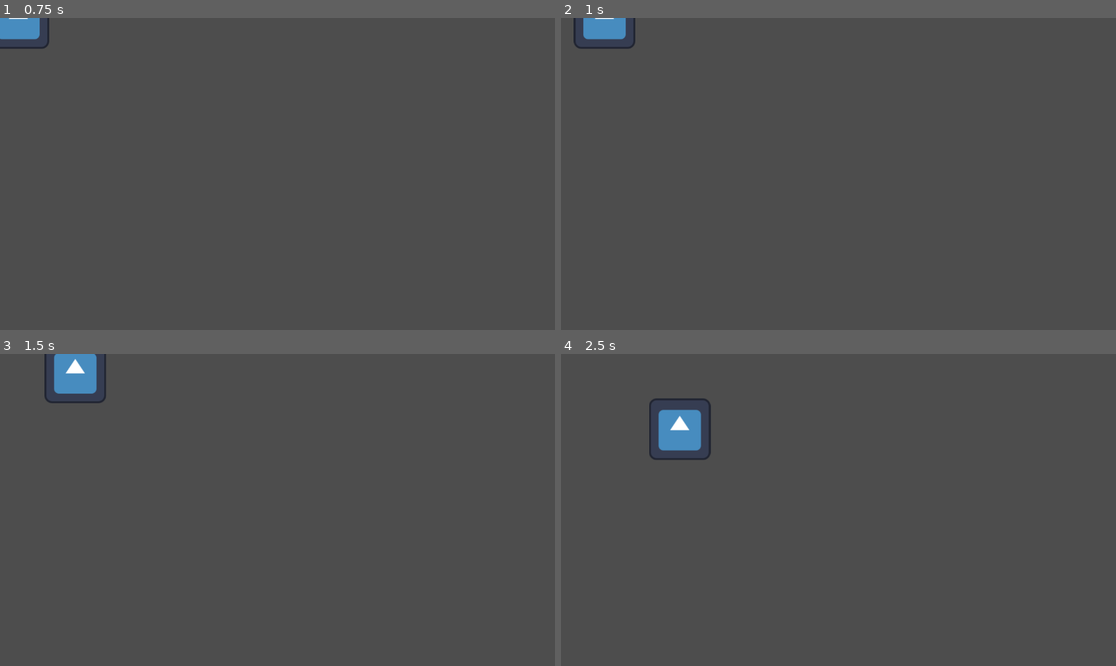
Above: before the commit, frames 1-4 (two rows, left to right).
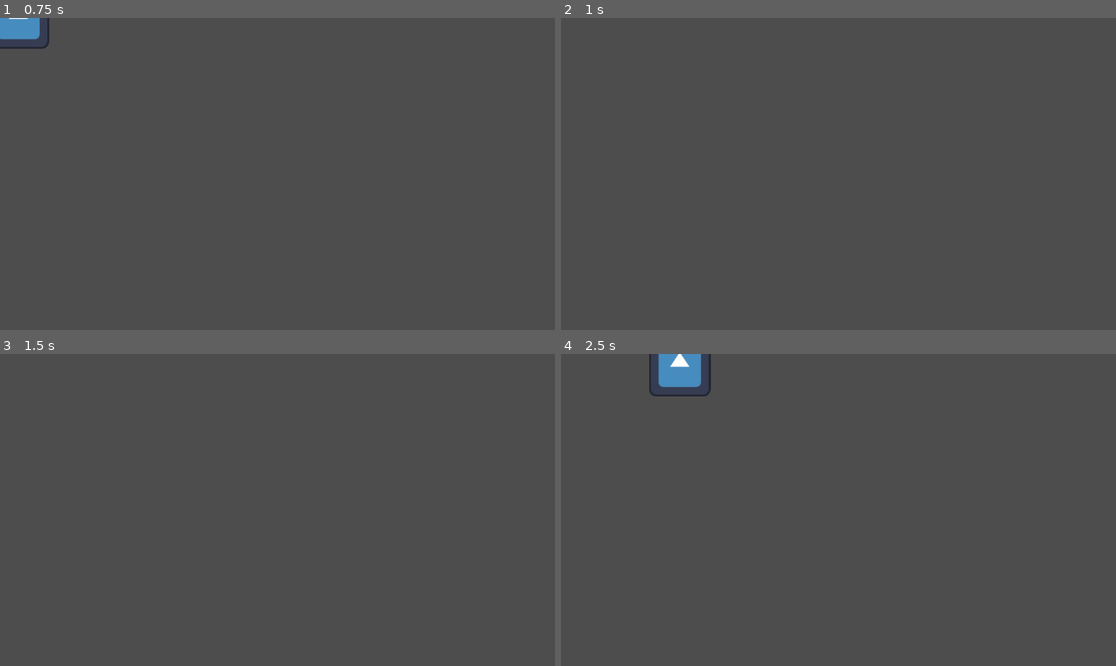
Above: after the commit, the same moments.

Repository: arthurnog/cordelProject
Game: Godot game, scene res://nodes/player.tscn
Two runs of this game, one before a commit and one after it. Both use one fixed random seed, a clock stepped at 60 frames per second and the inputs below. The project has no main scene, so this scene is started directly. The engine's default icon, where the game draws it, is replaced by a stand-in: a white triangle on a blue panel in a dark square.
Inputs:
- Up to frame 1 (0.75 s): tap Enter at 0.5 s; hold Right (p_right) from 0.53 s (still down); tap Z (p_attack) at 0.6 s
- Up to frame 2 (1 s): keep holding Right (p_right); tap Space (p_jump) at 0.77 s
- Up to frame 3 (1.5 s): release Right (p_right) at 1.28 s; hold Down (p_down) from 1.28 s (still down); tap Z (p_attack) at 1.35 s
- Up to frame 4 (2.5 s): tap Space (p_jump) at 1.52 s; release Down (p_down) at 2.03 s; hold Right (p_right) from 2.03 s (still down); tap Z (p_attack) at 2.1 s

Frame 1 is identical in both runs. In frame 2, 0.7% of the frame differs, in the area x 2-14%, y 0-10%; in frame 3, 1.1%; in frame 4, 2.3%, in the area x 15-28%, y 0-34%.

Commit message:
Add jump controls

Diff:
--- a/nodes/player.tscn
+++ b/nodes/player.tscn
@@ -5,25 +5,30 @@
 [ext_resource type="Script" path="res://scripts/player_input_module.gd" id="2_dt7ye"]
 [ext_resource type="Script" path="res://scripts/movement_module.gd" id="3_52sbg"]
 
-[sub_resource type="RectangleShape2D" id="RectangleShape2D_m0e7u"]
-size = Vector2(128, 128)
+[sub_resource type="CapsuleShape2D" id="CapsuleShape2D_l2j63"]
+radius = 9.0
+height = 128.0
 
-[node name="Player" type="CharacterBody2D" node_paths=PackedStringArray("input", "movement")]
+[node name="Player" type="CharacterBody2D" node_paths=PackedStringArray("input", "movement", "sprite")]
 motion_mode = 1
 script = ExtResource("1_4sihv")
 input = NodePath("PlayerInputModule")
 movement = NodePath("MovementModule")
-
-[node name="CollisionShape2D" type="CollisionShape2D" parent="."]
-shape = SubResource("RectangleShape2D_m0e7u")
+sprite = NodePath("Icon")
 
 [node name="Icon" type="Sprite2D" parent="."]
 texture = ExtResource("1_q0jb4")
 
+[node name="CollisionShape2D" type="CollisionShape2D" parent="."]
+position = Vector2(0, 56)
+rotation = 1.5708
+shape = SubResource("CapsuleShape2D_l2j63")
+
 [node name="PlayerInputModule" type="Node" parent="."]
 script = ExtResource("2_dt7ye")
 
-[node name="MovementModule" type="Node" parent="." node_paths=PackedStringArray("body")]
+[node name="MovementModule" type="Node" parent="." node_paths=PackedStringArray("body", "sprite")]
 script = ExtResource("3_52sbg")
+body = NodePath("..")
+sprite = NodePath("../Icon")
 speed = 500.0
-body = NodePath("..")
--- a/scripts/movement_module.gd
+++ b/scripts/movement_module.gd
@@ -2,12 +2,39 @@
 
 class_name MovementModule
 
+@export_category("Nodes")
+@export var body: CharacterBody2D
+@export var sprite: Sprite2D
+
+@export_category("Horizontal Movement")
 @export var speed: float = 350.0
 
-@export var body: CharacterBody2D
+@export_category("Jump")
+@export var gravity = 450
+@export var fall_gravity_multiplier = 2
+@export var jump_force: float = 500.0
+
+var can_jump:
+	get:
+		return height == 0
+
+var height: float = 0.0
+var velocity_h: float = 0.0
 
 func move(direction: Vector2, delta: float) -> void:
 	body.velocity = direction * delta * speed * 25
 
+func jump():
+	velocity_h = jump_force
+
+func _process(delta: float) -> void:
+	sprite.position.y = -height
+
 func _physics_process(delta: float) -> void:
 	body.move_and_slide()
+	height += velocity_h * delta
+	if velocity_h > 0:
+		velocity_h -= gravity * delta
+	else:
+		velocity_h -= gravity * fall_gravity_multiplier * delta
+	if height < 0: height = 0.0
--- a/scripts/player.gd
+++ b/scripts/player.gd
@@ -4,3 +4,4 @@
 
 @export var input: PlayerInputModule
 @export var movement: MovementModule
+@export var sprite: Sprite2D
--- a/scripts/player_input_module.gd
+++ b/scripts/player_input_module.gd
@@ -19,6 +19,9 @@
 	move_horizontal(delta)
 	jump()
 	attack()
+	if(jump_buffer_count > 0.0):
+		jump_buffer_count -= delta
+		if(jump_buffer_count < 0.0): jump_buffer_count = 0.0
 
 # Use MovementModule
 func move_horizontal(delta: float) -> void:
@@ -30,10 +33,11 @@
 
 # Use MovementModule
 func jump() -> void:
-	# TODO: Use jump buffer when MovementModule ground checkage is ready
 	if(Input.is_action_just_pressed(JUMP_ACTION)):
-		pass
-		## Call MovementModule move function
+		jump_buffer_count = JUMP_BUFFER_DURATION
+	if(jump_buffer_count > 0.0 and player.movement.can_jump):
+		player.movement.jump()
+		jump_buffer_count = 0.0
 
 # Use CombatModule
 func attack() -> void:
